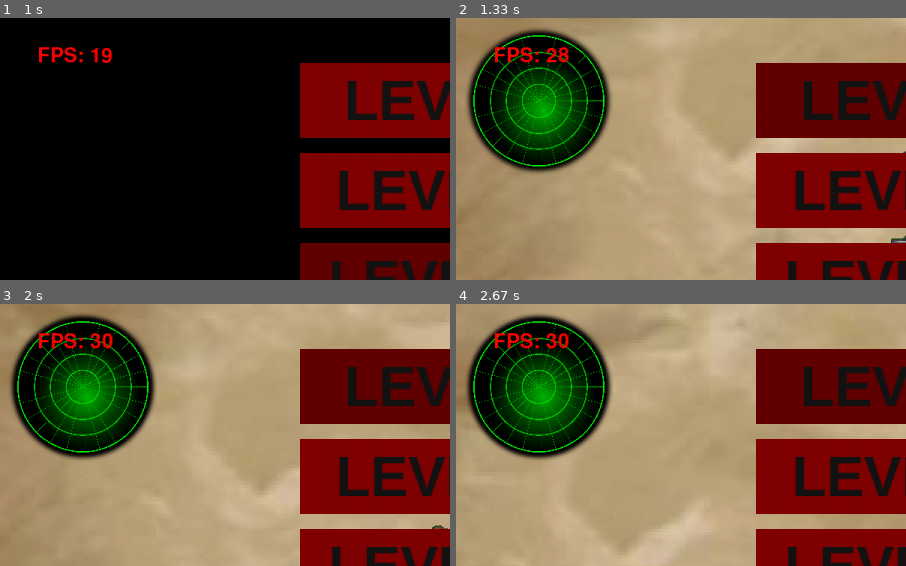
Above: before the commit, frames 1-4 (two rows, left to right).
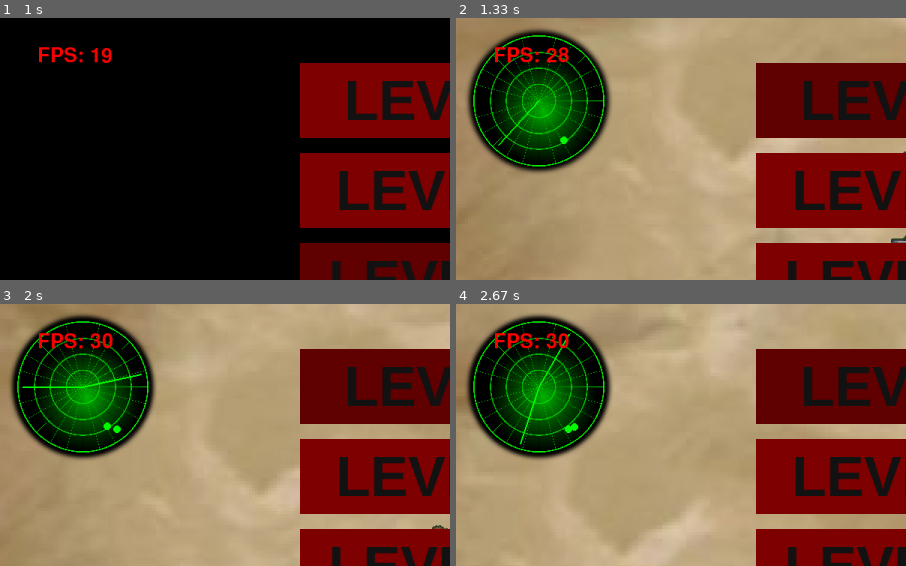
Above: after the commit, the same moments.

Repository: AndyCreator8/pygame_project_1
Game: pygame game, started from test.py
The game is run twice, just before and just after one commit, with the same random seed, the same clock (stepped at 60 frames per second) and the same inputs.
Inputs (mouse positions are % of the whole screen's width and height, from its top left):
- Up to frame 1 (1 s): click (50, 34) at 0.38 s; click (51, 57) at 0.73 s
- Up to frame 2 (1.33 s): click (65, 15) at 1.07 s
- Up to frame 3 (2 s): click (50, 16) at 1.38 s; hold D from 1.67 s (still down); tap Shift at 1.73 s
- Up to frame 4 (2.67 s): tap Shift at 2.03, 2.23, 2.57 s; release D at 2.13 s; hold W 2.17-2.47 s; hold D from 2.5 s (still down)
The pictures show only the part of the screen within x 0-50%, y 0-50%; the shares and areas given below are measured in that part.

Frame 1 is identical in both runs. In frame 2, 0.1% of the frame differs, in the area x 9-25%, y 31-49%; in frame 3, 0.3%, in the area x 4-32%, y 26-50%; in frame 4, 0.3%.

Commit message:
Update test.py

Diff:
--- a/test.py
+++ b/test.py
@@ -1084,8 +1084,8 @@
     all_sprites.draw(screen)
     player.draw(screen)
     player.update()
+    radar.draw(screen)
     radar.update()
-    radar.draw(screen)
     fpslabel.draw(f'FPS: {round(clock.get_fps())}')
     for object in menu:
         object.update()
